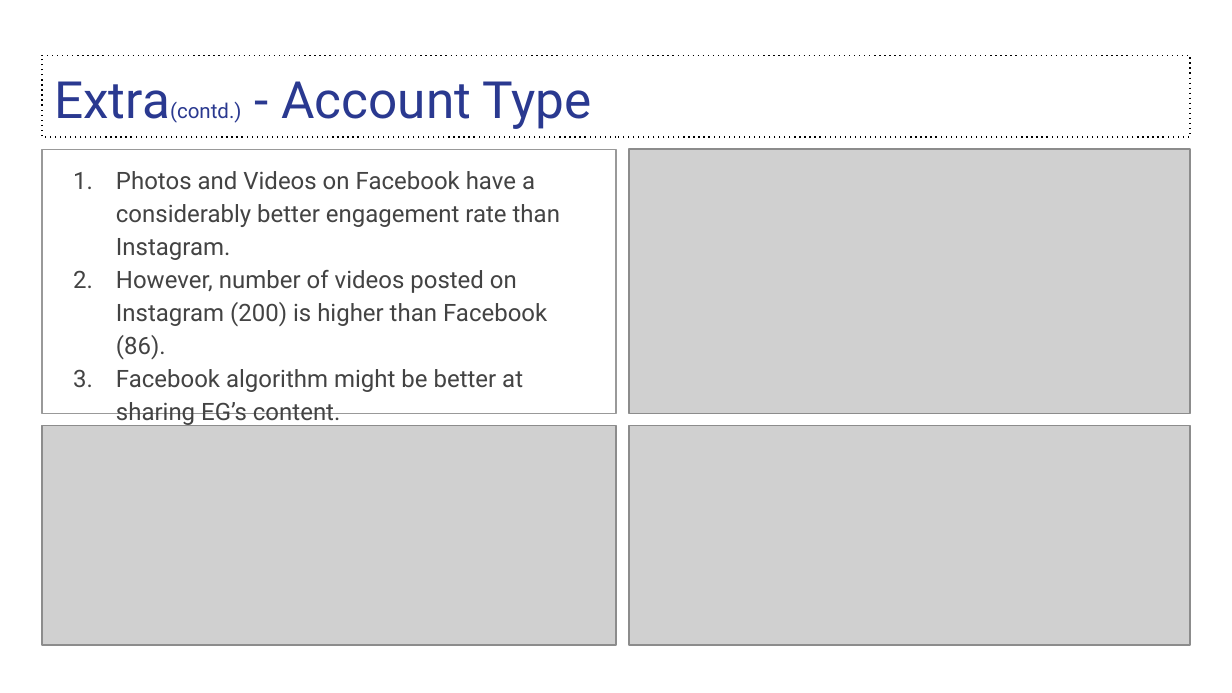
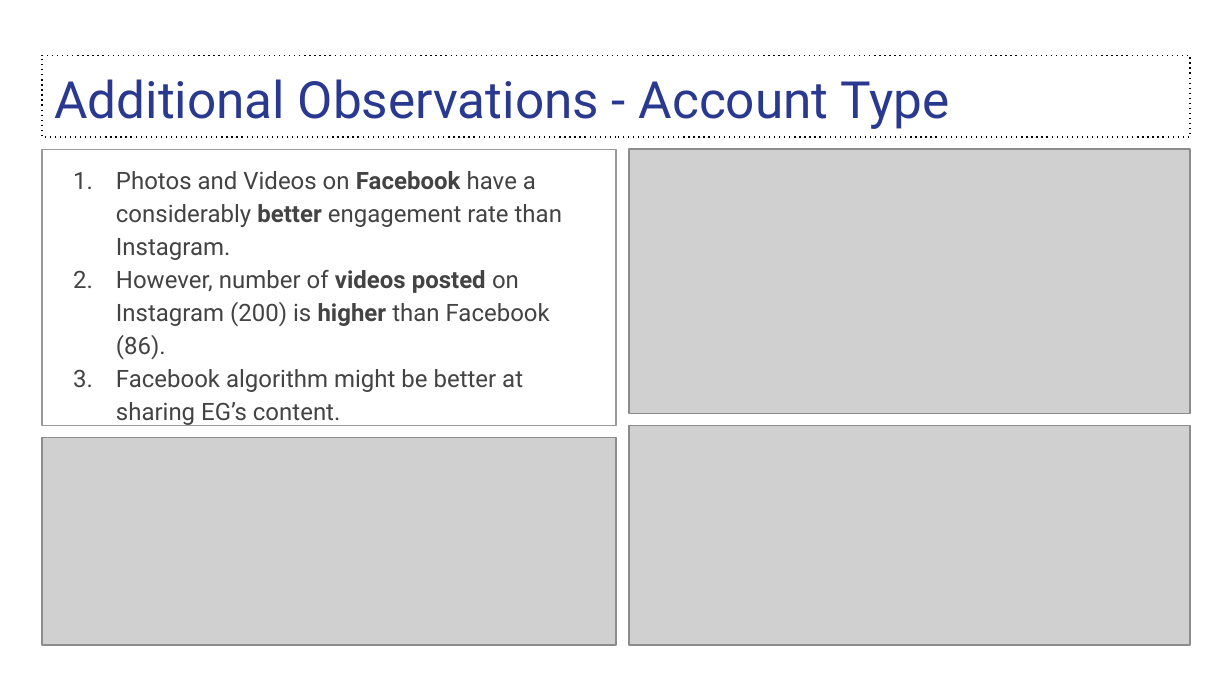
Before and after one commit to sidthakur08/EGxGeniusLeague, a slide deck: slide 12 of DA/EG Data Analysis Assessment .pptx. Drawn at 1232x693 pixels with LibreOffice and Linux fonts; fonts in the diff are those of the drawing; grey boxes stand for pictures. Boxes give left, top, right and bottom in pixels: in the first picture for what was removed or moved away, otherwise in the second. Text is boxed around its words. In the diff, an @@ line names an element or a change of style, - is before the commit and + after.

```diff
--- a/DA/EG Data Analysis Assessment .pptx
+++ b/DA/EG Data Analysis Assessment .pptx
@@ title at (x1=54, y1=79, x2=949, y2=129): text changed @@
-Extra(contd.) - Account Type
+Additional Observations - Account Type
@@ text "Photos and Videos on Facebook ..." resized from (x1=42, y1=149, x2=616, y2=414) to (x1=42, y1=149, x2=616, y2=425) @@
@@ text at (x1=116, y1=171, x2=562, y2=359): bold on in "Facebook better", "videos posted higher" @@
@@ picture resized from (x1=42, y1=425, x2=616, y2=644) to (x1=42, y1=437, x2=616, y2=646) @@
```
Also in this commit, not shown: 4 other slides changed, 1 other file.
